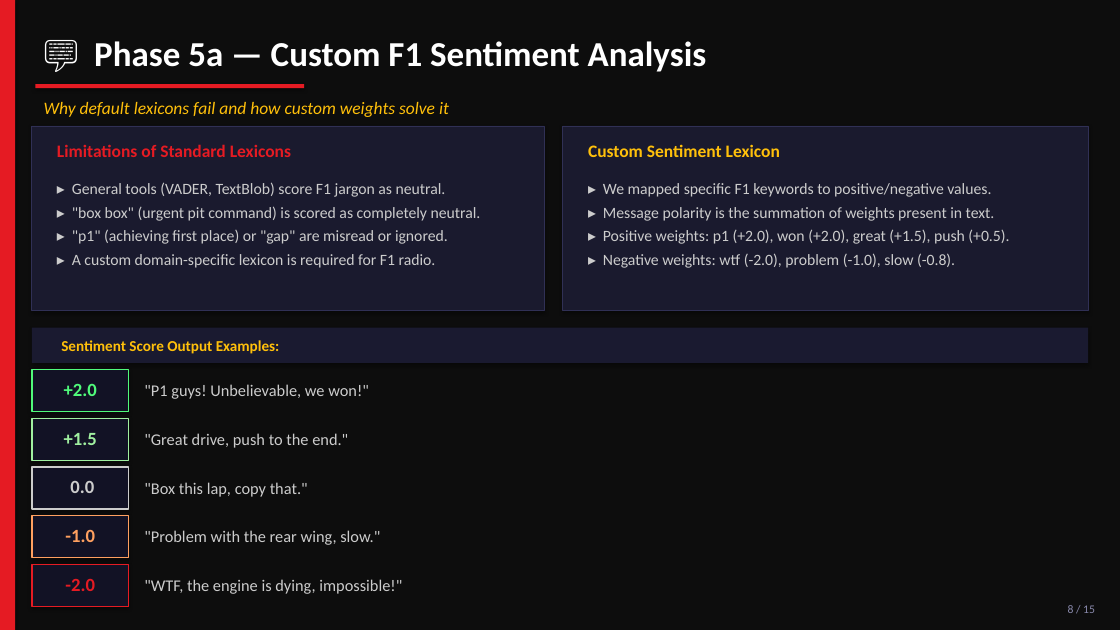
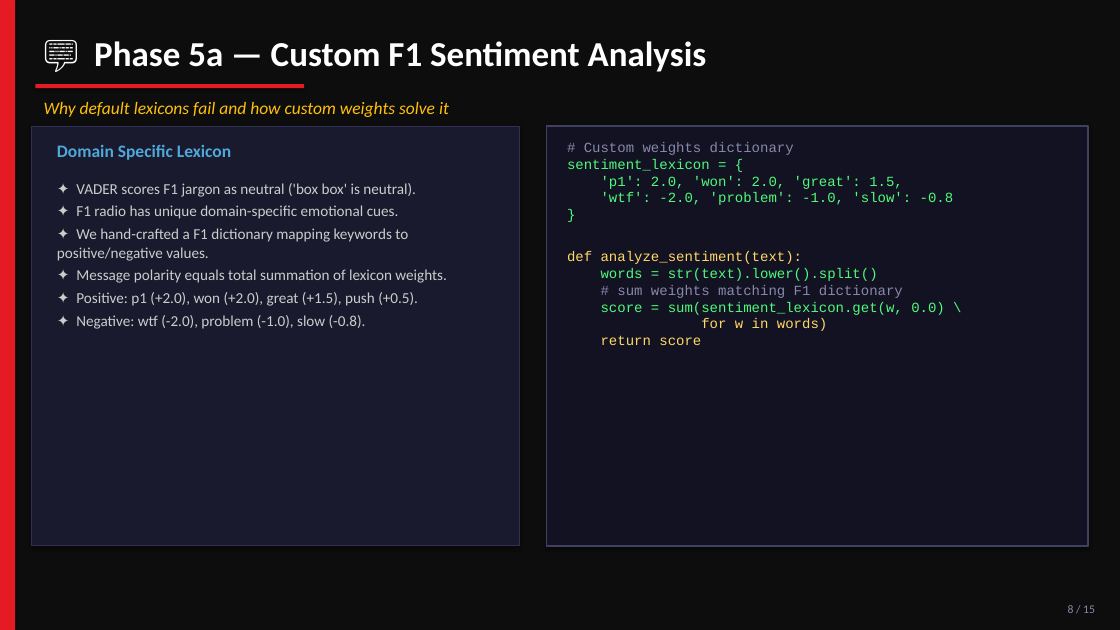
Before and after one commit to iamshashwatsingh/f1-nlp-analyzer, a slide deck: slide 8 of f1_nlp_presentation.pptx. Drawn at 1120x630 pixels with LibreOffice and Linux fonts; fonts in the diff are those of the drawing. Boxes give left, top, right and bottom in pixels: in the first picture for what was removed or moved away, otherwise in the second. Text is boxed around its words. In the diff, an @@ line names an element or a change of style, - is before the commit and + after.

Commit message:
ppt: add core python code snippet blocks on the right side of slides 4 to 12

```diff
--- a/f1_nlp_presentation.pptx
+++ b/f1_nlp_presentation.pptx
@@ rectangle: place and size @@
-rectangle at [32,126,544,311]
+rectangle at [32,126,519,546]
@@ text at [57,145,231,160]: text changed; text colour #E51B23 to #4EA8DA @@
-Limitations of Standard Lexicons
+Domain Specific Lexicon
@@ rectangle: place and size @@
-rectangle at [563,126,1088,311]
+rectangle at [546,126,1088,546]
@@ rectangle at [546,126,1088,546]: fill #1A1A2E to #121222; outline #303055 0.8 pt to #404060 1 pt @@
@@ text at [567,142,954,345]: text changed; size 15 to 12 pt; font Calibri to Courier New; text colour #FFC00B to #50FA7B; bold off @@
-Custom Sentiment Lexicon
+# Custom weights dictionary
+sentiment_lexicon = {
+'p1': 2.0, 'won': 2.0, 'great': 1.5,
+'wtf': -2.0, 'problem': -1.0, 'slow': -0.8
+}
+def analyze_sentiment(text):
+words = str(text).lower().split()
+# sum weights matching F1 dictionary
+score = sum(sentiment_lexicon.get(w, 0.0) \
+for w in words)
+return score
@@ text at [57,183,446,329]: text changed; size 13.5 to 13 pt @@
-▸ General tools (VADER, TextBlob) score F1 jargon as neutral.
-▸ "box box" (urgent pit command) is scored as completely neutral.
-▸ "p1" (achieving first place) or "gap" are misread or ignored.
-▸ A custom domain-specific lexicon is required for F1 radio.
+✦ VADER scores F1 jargon as neutral ('box box' is neutral).
+✦ F1 radio has unique domain-specific emotional cues.
+✦ We hand-crafted a F1 dictionary mapping keywords to positive/negative values.
+✦ Message polarity equals total summation of lexicon weights.
+✦ Positive: p1 (+2.0), won (+2.0), great (+1.5), push (+0.5).
+✦ Negative: wtf (-2.0), problem (-1.0), slow (-0.8).
@@ text removed at [603,183,1009,268] @@
-▸ We mapped specific F1 keywords to positive/negative values.
-▸ Message polarity is the summation of weights present in text.
-▸ Positive weights: p1 (+2.0), won (+2.0), great (+1.5), push (+0.5).
-▸ Negative weights: wtf (-2.0), problem (-1.0), slow (-0.8).
@@ rectangle removed at [32,328,1088,363] @@
@@ text removed at [61,340,280,354] @@
-Sentiment Score Output Examples:
@@ rectangle removed at [32,370,129,412] @@
@@ text removed at [64,384,97,396] @@
-+2.0
@@ text removed at [144,384,369,399] @@
-"P1 guys! Unbelievable, we won!"
@@ rectangle removed at [32,418,129,460] @@
@@ text removed at [64,433,97,445] @@
-+1.5
@@ text removed at [144,433,348,448] @@
-"Great drive, push to the end."
@@ rectangle removed at [32,467,129,509] @@
@@ text removed at [70,481,94,493] @@
-0.0
@@ text removed at [144,482,308,497] @@
-"Box this lap, copy that."
@@ rectangle removed at [32,516,129,558] @@
@@ text removed at [65,529,95,542] @@
--1.0
@@ text removed at [144,530,380,545] @@
-"Problem with the rear wing, slow."
@@ rectangle removed at [32,565,129,607] @@
@@ text removed at [65,579,95,591] @@
--2.0
@@ text removed at [144,579,402,594] @@
-"WTF, the engine is dying, impossible!"
```
Also in this commit, not shown: 9 other slides changed, 3 slides added, 3 slides removed.
